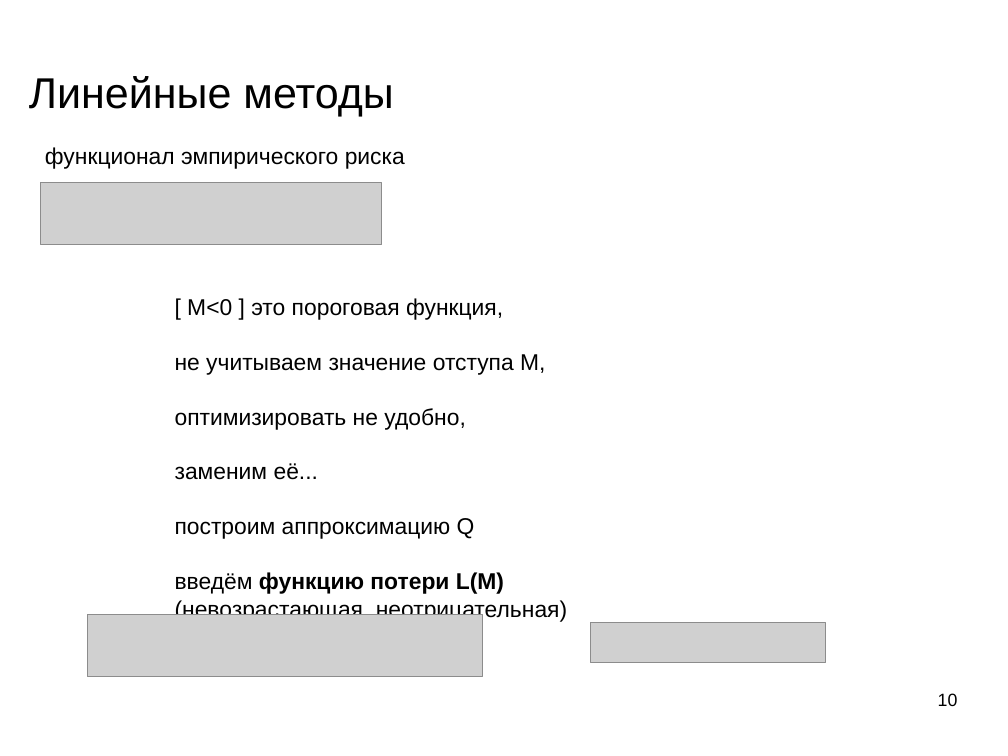
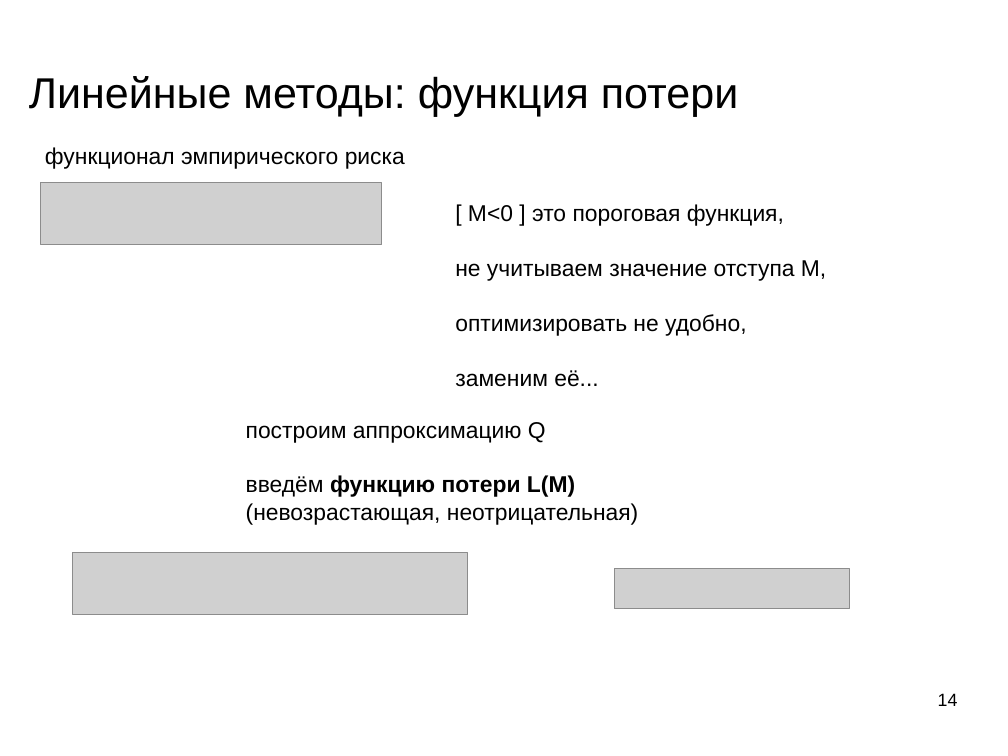
Before and after one commit to mechanoid5/ml_lectorium_legacy, a slide deck: slide 14 of 09-linear.odp (slide 10 before the commit). Drawn at 1008x756 pixels with LibreOffice and Linux fonts; fonts in the diff are those of the drawing; grey boxes stand for pictures; background and template pictures are left out. Boxes give left, top, right and bottom in pixels: in the first picture for what was removed or moved away, otherwise in the second. Text is boxed around its words. In the diff, an @@ line names an element or a change of style, - is before the commit and + after.

```diff
--- a/09-linear.odp
+++ b/09-linear.odp
@@ title at [29, 76, 739, 116]: text changed @@
-Линейные методы
+Линейные методы: функция потери
@@ text "[ M<0 ] это пороговая ...": place and size @@
-text "[ M<0 ] это пороговая ..." at [175, 298, 567, 622]
+text "[ M<0 ] это пороговая ..." at [455, 204, 826, 387]
@@ text added at [246, 422, 638, 525], 18 pt, text #000000 @@
+построим аппроксимацию Q
+введём функцию потери L(M)
+(невозрастающая, неотрицательная)
@@ text at [175, 518, 567, 622]: paragraphs removed @@
-построим аппроксимацию Q
-введём функцию потери L(M)
-(невозрастающая, неотрицательная)
@@ picture: place and size @@
-picture at [88, 615, 483, 677]
+picture at [73, 552, 468, 615]
@@ picture: place and size @@
-picture at [591, 623, 826, 662]
+picture at [615, 569, 850, 608]
@@ page number at [938, 693, 958, 706]: text changed @@
-10
+14
```
Also in this commit, not shown: 16 other slides changed, 9 slides added, 1 slide removed, 1 other file.
